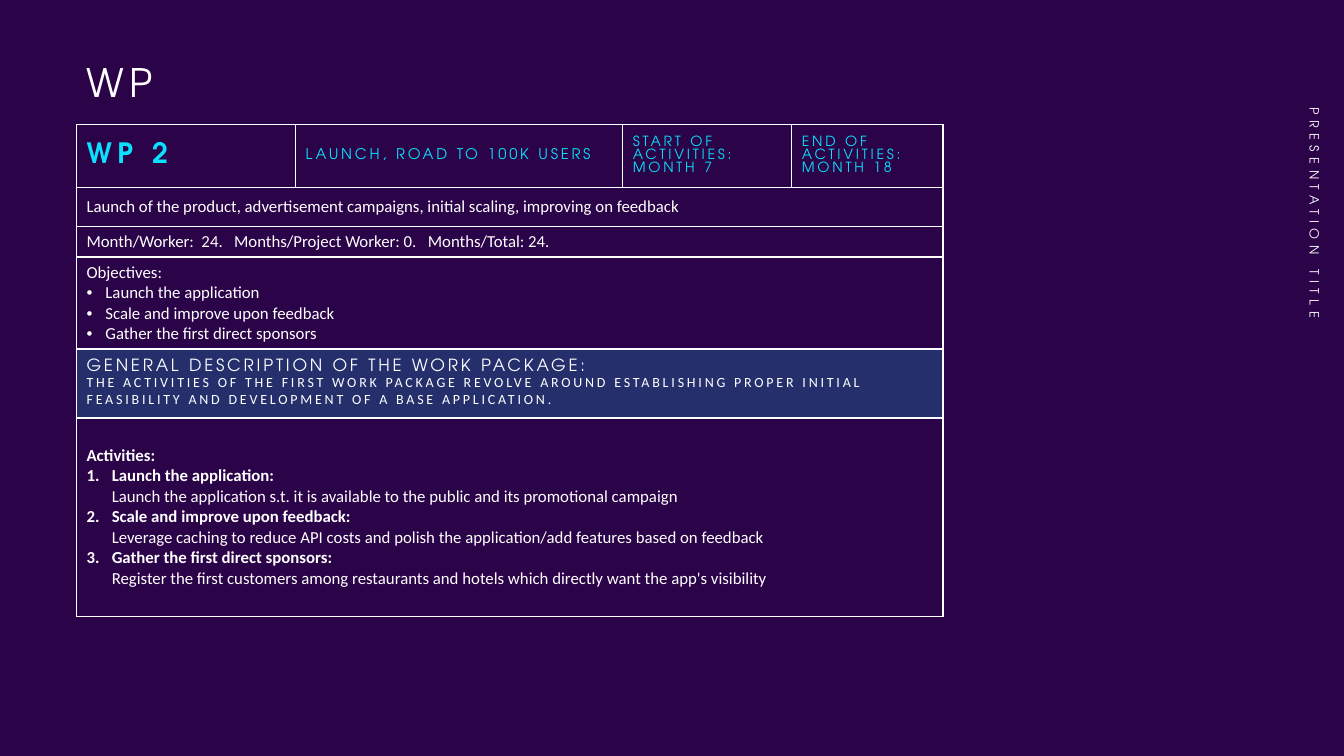
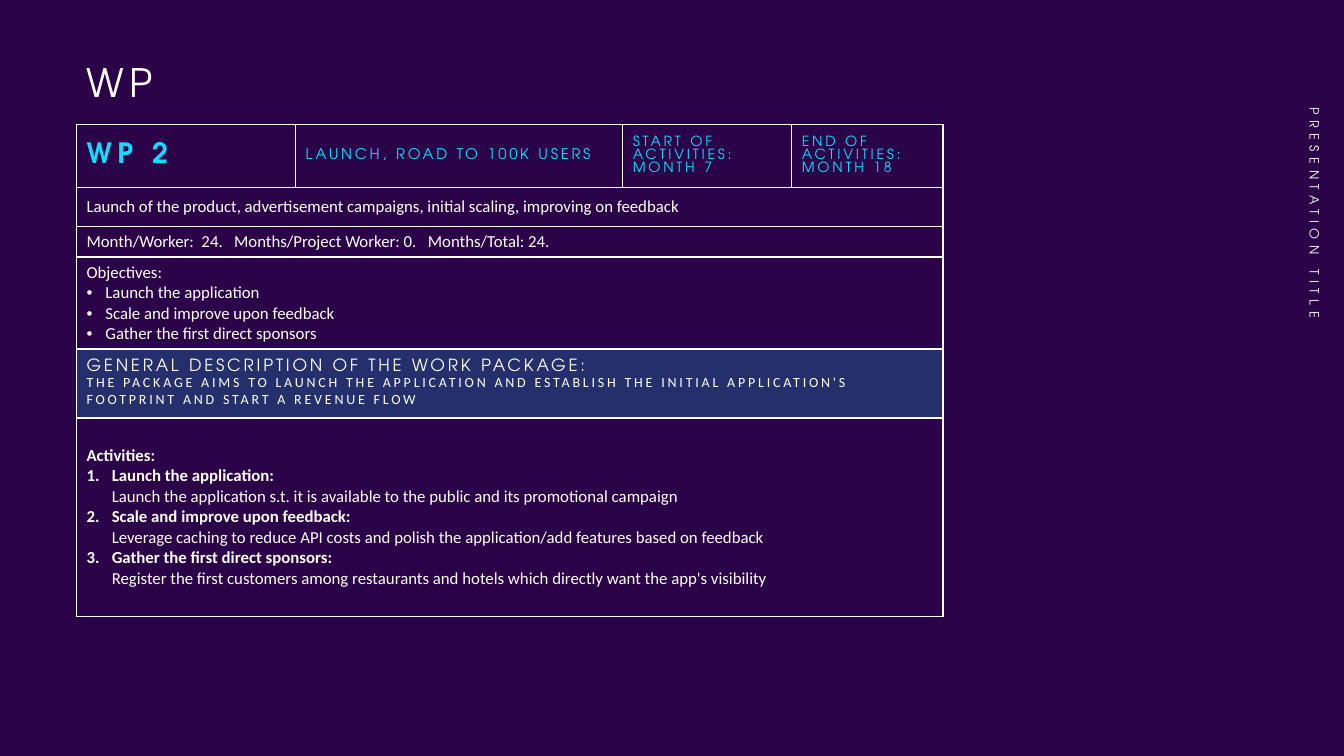
Before and after one commit to Etto48/IndAppProject, a slide deck: slide 24 of docs/Travel Mate.pptx. Drawn at 1344x756 pixels with LibreOffice and Linux fonts; fonts in the diff are those of the drawing; background and template pictures are left out. Boxes give left, top, right and bottom in pixels: in the first picture for what was removed or moved away, otherwise in the second. Text is boxed around its words. In the diff, an @@ line names an element or a change of style, - is before the commit and + after.

```diff
--- a/docs/Travel Mate.pptx
+++ b/docs/Travel Mate.pptx
@@ table at (77, 124, 944, 614) @@
-row 5, column 1: GENERAL DESCRIPTION OF THE WORK PACKAGE: / THE ACTIVITIES OF THE FIRST WORK PACKAGE REVOLVE AROUND ESTABLISHING PROPER INITIAL FEASIBILITY AND DEVELOPMENT OF A BASE APPLICATION.
+row 5, column 1: GENERAL DESCRIPTION OF THE WORK PACKAGE: / THE PACKAGE AIMS TO LAUNCH THE APPLICATION AND ESTABLISH THE INITIAL APPLICATION'S FOOTPRINT AND START A REVENUE FLOW
```
Also in this commit, not shown: 2 other slides changed, 1 other file.
